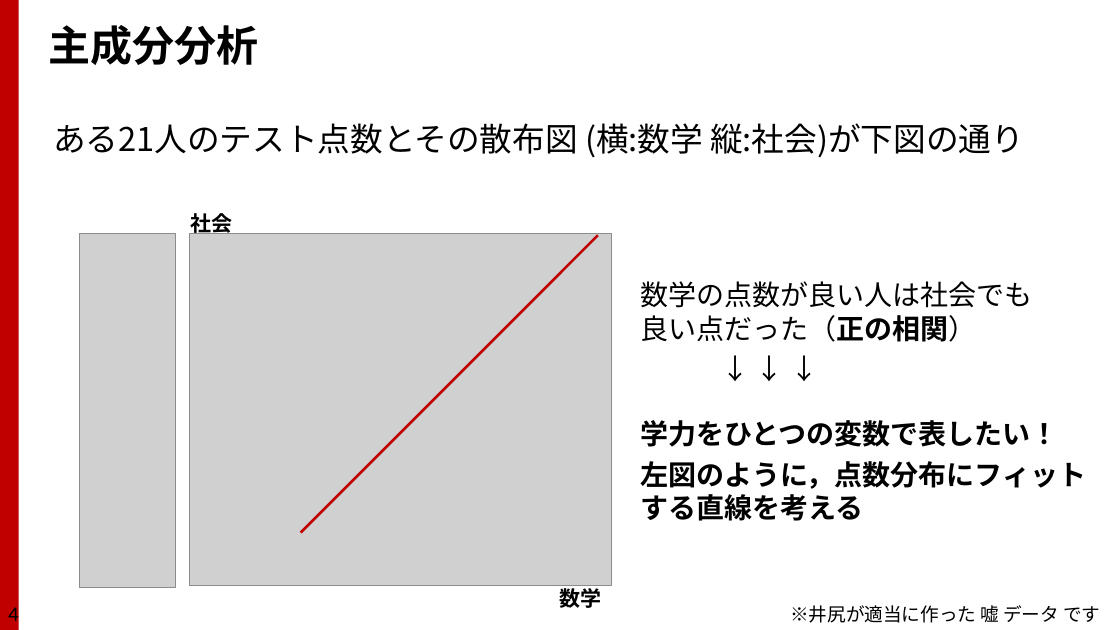
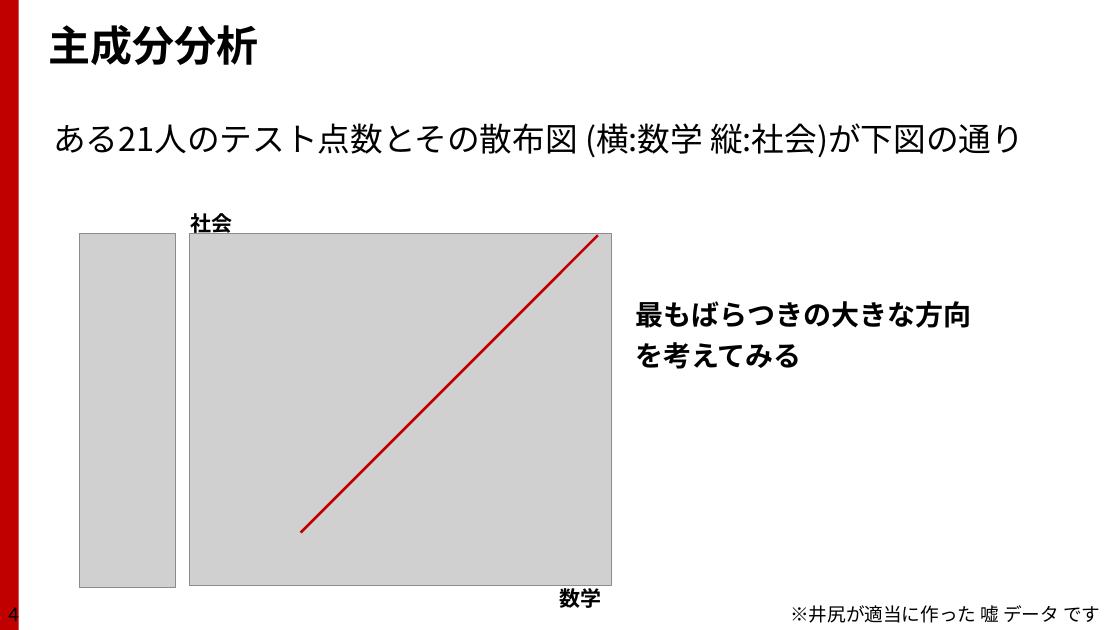
Before and after one commit to TakashiIjiri/TakashiIjiri.github.io, a slide deck: slide 4 of classes/dm2019_2/dm2_8.pptx. Drawn at 1120x630 pixels with LibreOffice and Linux fonts; fonts in the diff are those of the drawing; grey boxes stand for pictures. Boxes give left, top, right and bottom in pixels: in the first picture for what was removed or moved away, otherwise in the second. Text is boxed around its words. In the diff, an @@ line names an element or a change of style, - is before the commit and + after.

```diff
--- a/classes/dm2019_2/dm2_8.pptx
+++ b/classes/dm2019_2/dm2_8.pptx
@@ text removed at [640, 281, 1032, 342] @@
-数学の点数が良い人は社会でも 良い点だった（正の相関）
-↓ ↓ ↓
@@ text at [635, 301, 971, 369]: text changed @@
-学力をひとつの変数で表したい！
-左図のように，点数分布にフィットする直線を考える
+最もばらつきの大きな方向
+を考えてみる
```
Also in this commit, not shown: 25 other slides changed, 1 slide added, 3 other files.
